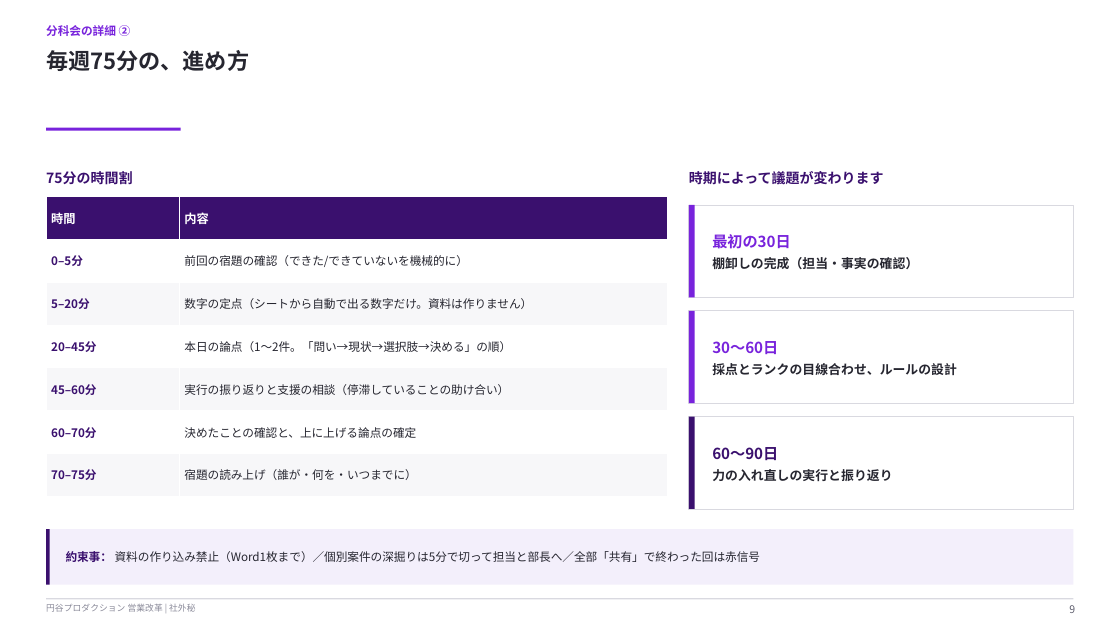
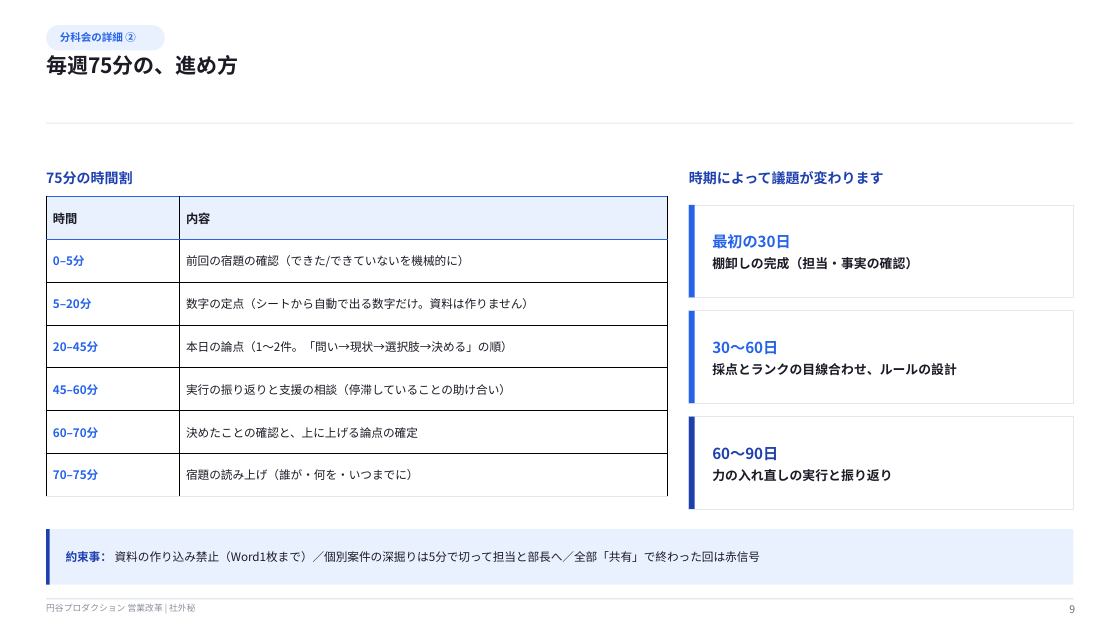
Before and after one commit to hayatoshintani-spe/kessho-lens, a slide deck: slide 9 of docs/営業改革_部長会進捗共有_20260714.pptx. Drawn at 1120x630 pixels with LibreOffice and Linux fonts; fonts in the diff are those of the drawing. Boxes give left, top, right and bottom in pixels: in the first picture for what was removed or moved away, otherwise in the second. Text is boxed around its words. In the diff, an @@ line names an element or a change of style, - is before the commit and + after.

```diff
--- a/docs/営業改革_部長会進捗共有_20260714.pptx
+++ b/docs/営業改革_部長会進捗共有_20260714.pptx
@@ rounded rectangle "分科会の詳細 ②": place and size @@
-rounded rectangle "分科会の詳細 ②" at bbox=[46, 25, 131, 36]
+rounded rectangle "分科会の詳細 ②" at bbox=[46, 25, 165, 50]
@@ rounded rectangle "分科会の詳細 ②" at bbox=[46, 25, 165, 50]: size 10 to 9 pt, text colour #7823DC to #2563EB; less space between paragraphs; vertical alignment top to middle; fill none to #EAF1FE @@
@@ text "毎週75分の、進め方" at bbox=[46, 55, 239, 75]: size 19 to 18 pt, text colour #262630 to #1B1B26 @@
@@ rectangle removed at bbox=[46, 128, 181, 131] @@
@@ rectangle added at bbox=[46, 123, 1074, 124], fill #E5E7EB @@
@@ text "75分の時間割" at bbox=[46, 171, 133, 185]: text colour #3A106E to #1E40AF @@
@@ text "時期によって議題が変わります" at bbox=[689, 171, 884, 185]: text colour #3A106E to #1E40AF @@
@@ table at bbox=[46, 197, 668, 497] @@
@@ fill #3A106E to #EAF1FE in row 1 @@
@@ fill #F7F7F9 to #FFFFFF in 6 cells @@
@@ text colour #FFFFFF to #1B1B26 in "時間", "内容" @@
@@ text colour #3A106E to #2563EB in "0–5分", "5–20分", "20–45分", "45–60分" and 2 more places @@
@@ text colour #262630 to #1B1B26 in "前回の宿題の確認（できた/できていないを機械的に）", "数字の定点（シートから自動で出る数字だけ。資料は作りません）", "本日の論点（1〜2件。「問い→現状→選択肢→決める」の順）", "実行の振り返りと支援の相談（停滞していることの助け合い）" and 2 more places @@
@@ borders changed @@
@@ rectangle at bbox=[689, 205, 695, 297]: fill #7823DC to #2563EB @@
@@ text "最初の30日" at bbox=[712, 234, 918, 269]: text colour #7823DC to #2563EB in "最初の30日"; text colour #262630 to #1B1B26 in "棚卸しの完成（担当・事実の確認）" @@
@@ rectangle at bbox=[689, 311, 695, 403]: fill #7823DC to #2563EB @@
@@ text "30〜60日" at bbox=[712, 341, 957, 375]: text colour #7823DC to #2563EB in "30〜60日"; text colour #262630 to #1B1B26 in "採点とランクの目線合わせ、ルールの設計" @@
@@ outline #D9D9E0 0.75 pt to #E5E7EB 0.75 pt in 3 elements at bbox=[689, 205, 1074, 297], bbox=[689, 311, 1074, 403], bbox=[689, 417, 1074, 509] @@
@@ rectangle at bbox=[689, 417, 695, 509]: fill #3A106E to #1E40AF @@
@@ text "60〜90日" at bbox=[712, 447, 892, 481]: text colour #3A106E to #1E40AF in "60〜90日"; text colour #262630 to #1B1B26 in "力の入れ直しの実行と振り返り" @@
@@ rectangle at bbox=[46, 529, 50, 585]: fill #3A106E to #1E40AF @@
@@ rectangle at bbox=[46, 529, 1074, 585]: fill #F3EFFB to #EAF1FE @@
@@ text "約束事： 資料の作り込み禁止（Word1枚まで）／個別案件の深掘りは5分で切って担当と部長へ／全部「共有」で終わった回は ..." at bbox=[66, 551, 760, 562]: text colour #3A106E to #1E40AF in "約束事："; text colour #262630 to #1B1B26 @@
@@ text "9" at bbox=[1069, 605, 1075, 613]: text colour #5F5F6E to #6B7280 @@
```
Also in this commit, not shown: 13 other slides changed, 7 other files.
